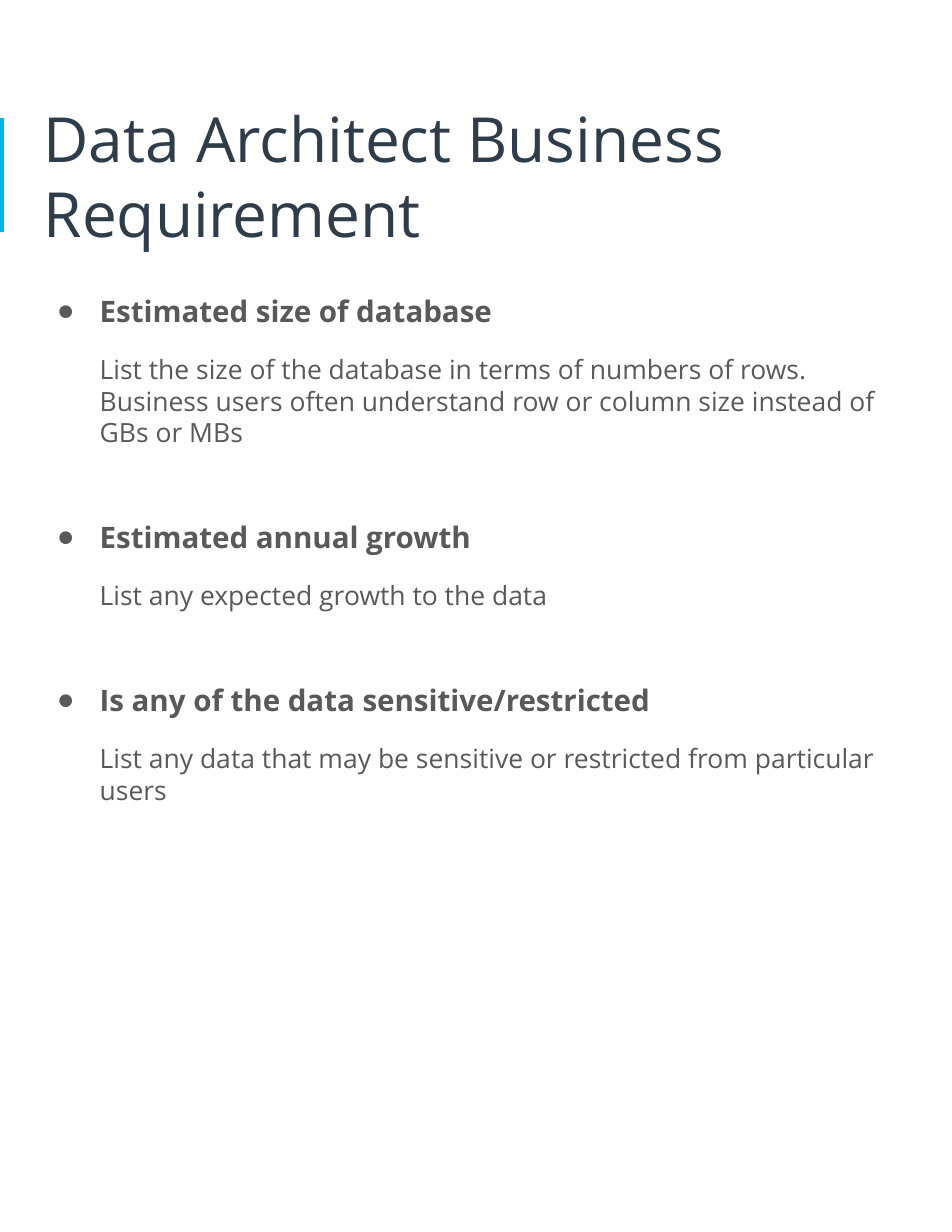
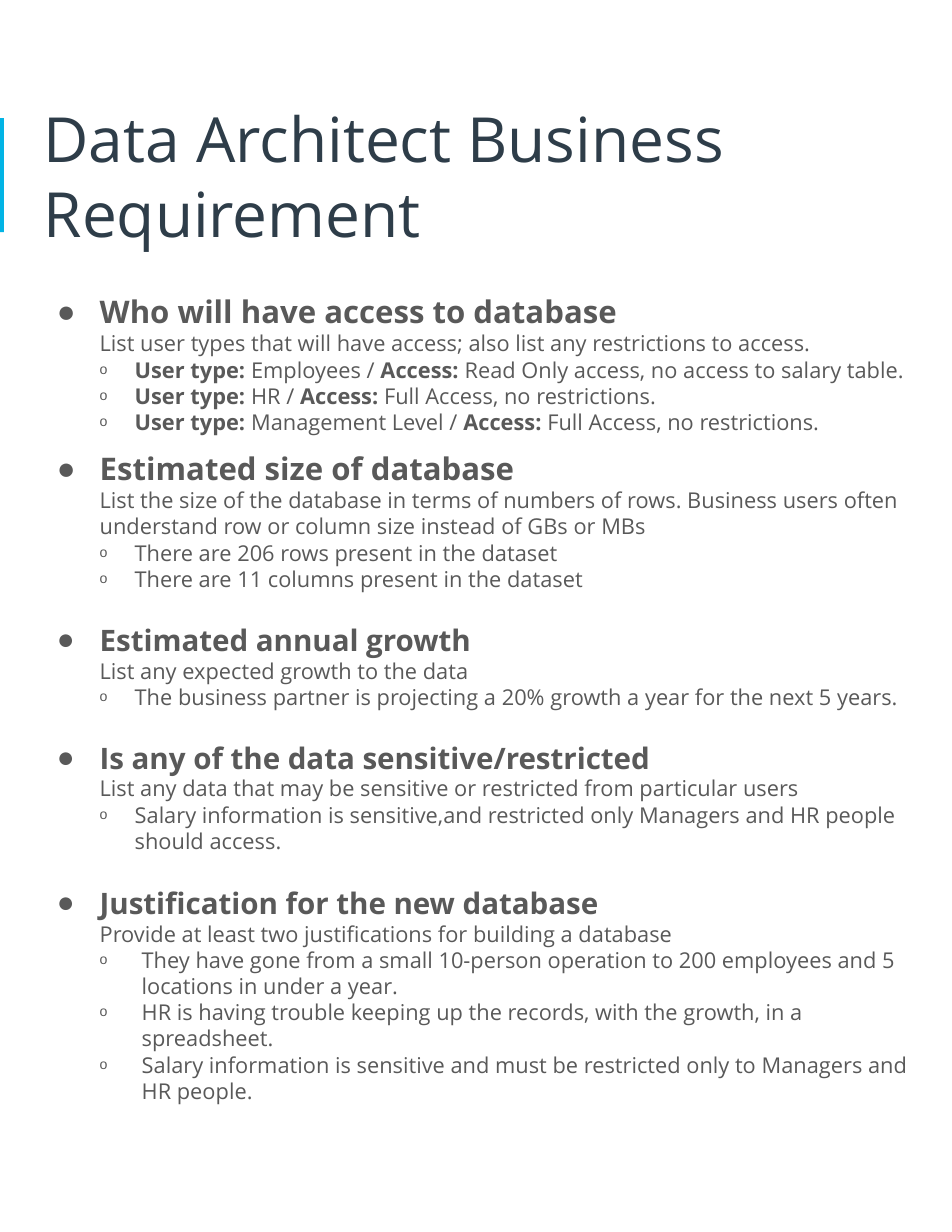
Before and after one commit to LeoArruda/UdacityHRDatabase, a slide deck: slide 6 of Docs/HR Database Proposal.pptx (slide 7 before the commit). Drawn at 952x1232 pixels with LibreOffice and Linux fonts; fonts in the diff are those of the drawing. Boxes give left, top, right and bottom in pixels: in the first picture for what was removed or moved away, otherwise in the second. Text is boxed around its words. In the diff, an @@ line names an element or a change of style, - is before the commit and + after.

```diff
--- a/Docs/HR Database Proposal.pptx
+++ b/Docs/HR Database Proposal.pptx
@@ text at box(100, 299, 904, 435): paragraphs added @@
+● Who will have access to database
+List user types that will have access; also list any restrictions to access.
+o User type: Employees / Access: Read Only access, no access to salary table.
+o User type: HR / Access: Full Access, no restrictions.
+o User type: Management Level / Access: Full Access, no restrictions.
@@ text at box(100, 456, 898, 801): size 19 to 20 pt in "Estimated size of database"; size 17 to 14 pt in "List the size of the database in ...", "List any expected growth to the data", "List any data that may be sensitive ..."; less space between paragraphs @@
@@ text at box(135, 544, 583, 592): paragraphs added @@
+o There are 206 rows present in the dataset
+o There are 11 columns present in the dataset
@@ text at box(135, 688, 897, 710): paragraph added @@
+o The business partner is projecting a 20% growth a year for the next 5 years.
@@ text at box(100, 806, 907, 1104): paragraphs added @@
+o Salary information is sensitive,and restricted only Managers and HR people should access.
+● Justification for the new database
+Provide at least two justifications for building a database
+o They have gone from a small 10-person operation to 200 employees and 5 locations in under a year.
+o HR is having trouble keeping up the records, with the growth, in a spreadsheet.
+o Salary information is sensitive and must be restricted only to Managers and HR people.
```
Also in this commit, not shown: 15 other slides changed, 2 slides added, 1 slide removed, 5 other files.
